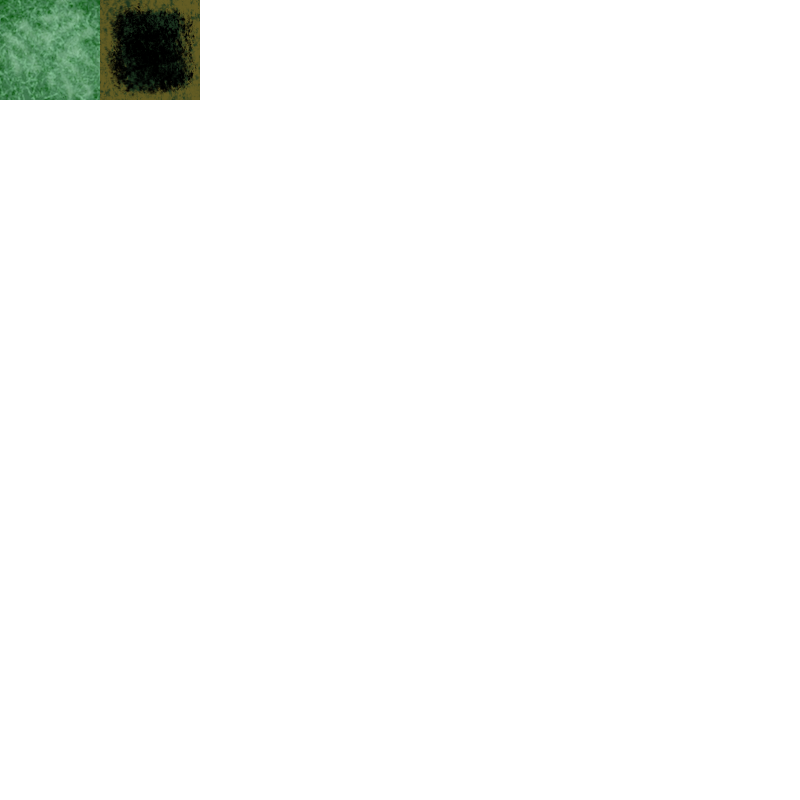
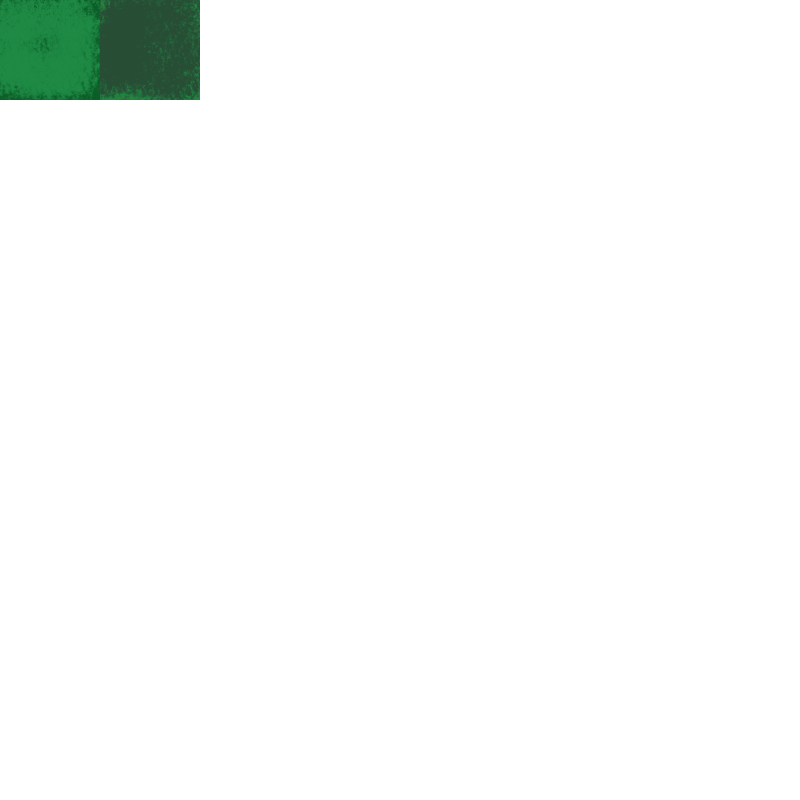
The second 800 x 800 image is a revision of the first. Changes to its layers:
painted on "Wall" over [100, 0, 200, 100]
painted on "Grass" over [0, 0, 100, 100]
